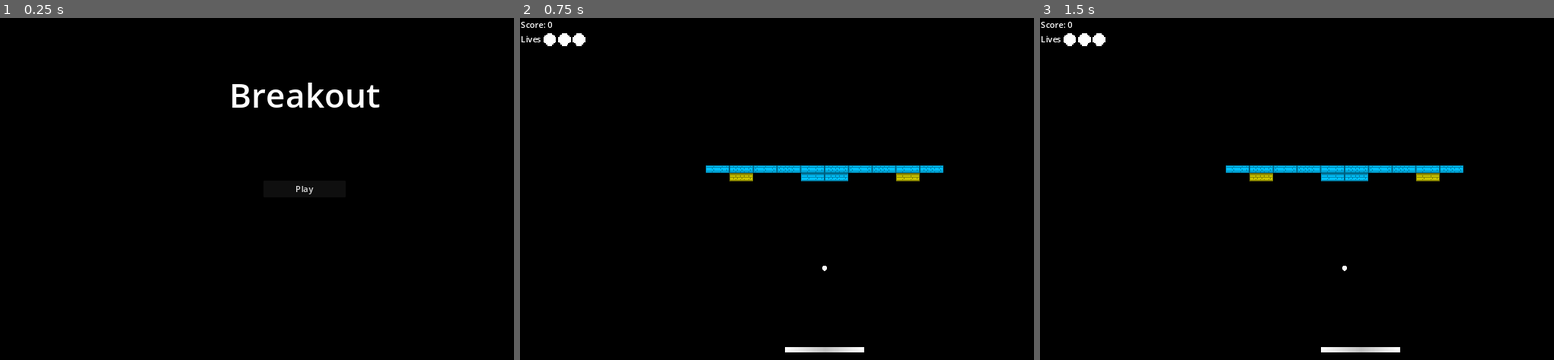
Above: before the commit, frames 1-3 (left to right).
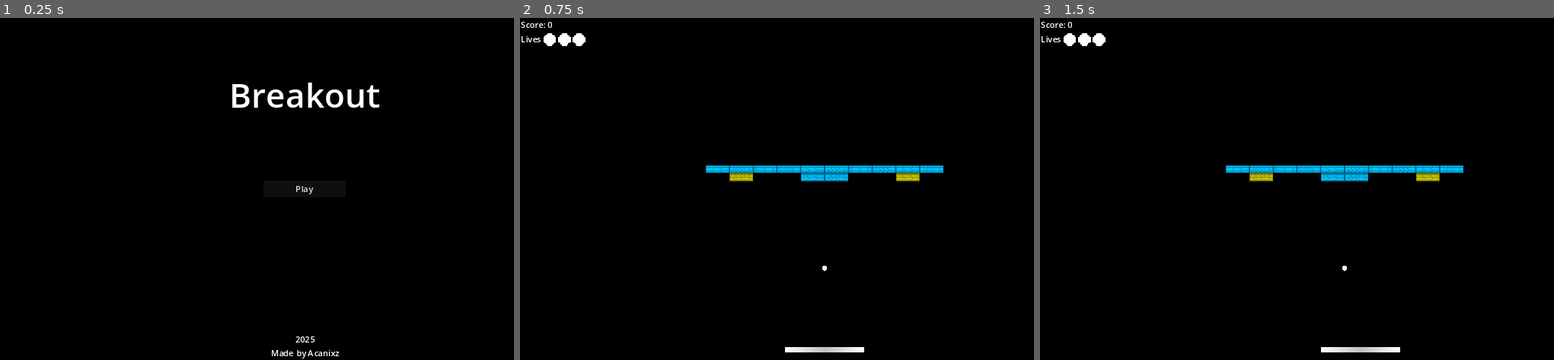
Above: after the commit, the same moments.

Repository: Acanixz/game-dev-train
Game: Godot game, scene res://scenes/menu/menu.tscn
Same seed, same stepped clock (60 frames per second), same inputs: the game is played once before the commit and once after it.
Inputs:
- Up to frame 1 (0.25 s): no input
- Up to frame 2 (0.75 s): click "Play" at 0.5 s
- Up to frame 3 (1.5 s): tap Enter at 1.25 s; hold D (p1_right) from 1.28 s (still down); hold Shift (p1_slow) from 1.28 s (still down)

The runs differ from the first frame. In frame 1, 0.2% of the frame differs, in the area x 52-67%, y 93-100%; in frame 2, nothing differs; in frame 3, nothing differs.

Commit message:
Style: Bootup Image and Credits Label

Diff:
--- a/breakout/project.godot
+++ b/breakout/project.godot
@@ -13,7 +13,10 @@
 config/name="Breakout"
 run/main_scene="res://scenes/menu/menu.tscn"
 config/features=PackedStringArray("4.3", "GL Compatibility")
+boot_splash/bg_color=Color(0, 0, 0, 1)
+boot_splash/image="res://bootup_BG.png"
 config/icon="res://assets/images/fireball.png"
+boot_splash/minimum_display_time=2000
 
 [autoload]
 
--- a/breakout/scenes/menu/menu.tscn
+++ b/breakout/scenes/menu/menu.tscn
@@ -1,7 +1,9 @@
-[gd_scene load_steps=3 format=3 uid="uid://dnhfwwsh318f5"]
+[gd_scene load_steps=4 format=3 uid="uid://dnhfwwsh318f5"]
 
 [sub_resource type="LabelSettings" id="LabelSettings_sat7b"]
 font_size = 64
+
+[sub_resource type="LabelSettings" id="LabelSettings_cf25x"]
 
 [sub_resource type="GDScript" id="GDScript_7e7t6"]
 script/source = "extends Button
@@ -31,6 +33,24 @@
 text = "Breakout"
 label_settings = SubResource("LabelSettings_sat7b")
 
+[node name="Credits" type="Label" parent="."]
+layout_mode = 1
+anchors_preset = 7
+anchor_left = 0.5
+anchor_top = 1.0
+anchor_right = 0.5
+anchor_bottom = 1.0
+offset_left = -142.5
+offset_top = -88.0
+offset_right = 142.5
+grow_horizontal = 2
+grow_vertical = 0
+text = "2025
+Made by Acanixz"
+label_settings = SubResource("LabelSettings_cf25x")
+horizontal_alignment = 1
+vertical_alignment = 2
+
 [node name="PlayBtn" type="Button" parent="."]
 layout_mode = 1
 anchors_preset = 8
Binary file added: breakout/bootup_BG.png
Not shown, added: breakout/bootup_BG.png.import
